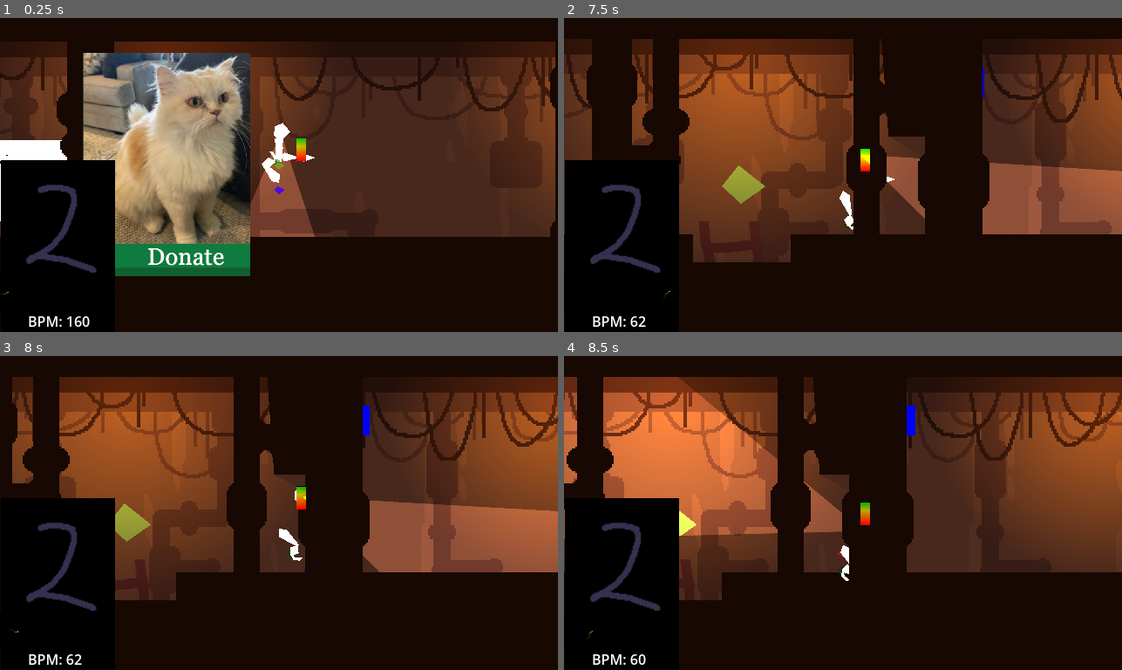
Above: before the commit, frames 1-4 (two rows, left to right).
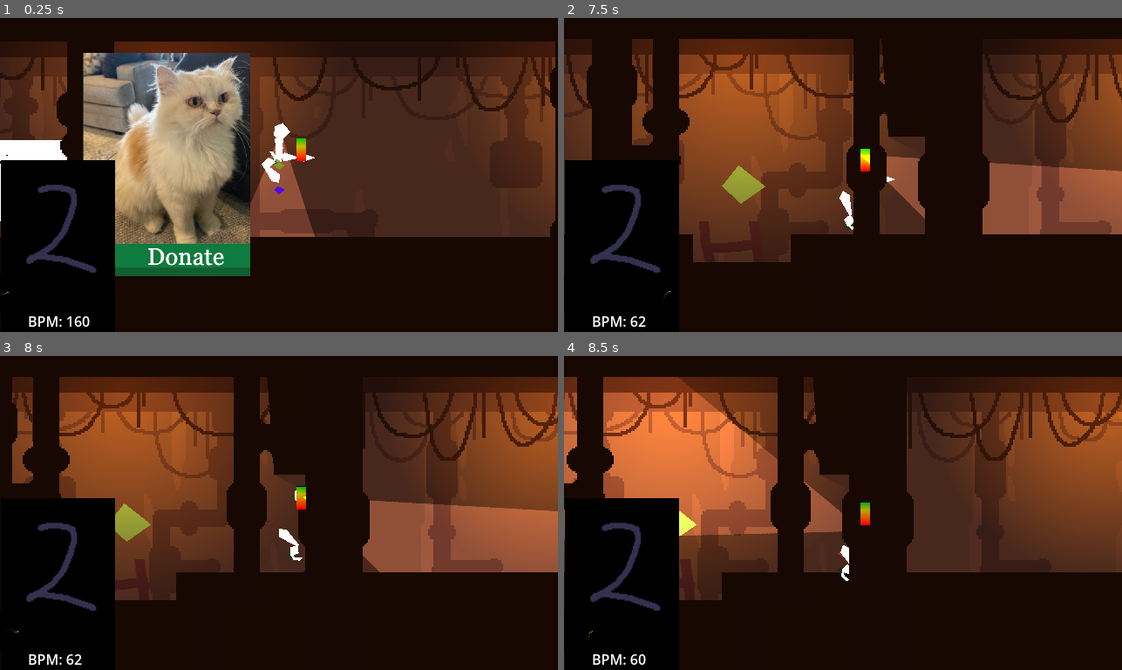
Above: after the commit, the same moments.

Repository: Parker-Vetter/SubwayUnderSea
Game: Godot game, scene res://Scenes/test_scene.tscn
The game is run twice, just before and just after one commit, with the same random seed, the same clock (stepped at 60 frames per second) and the same inputs.
Inputs (mouse positions are in pixels of both pictures, inside the frame that each line leads up to):
- Up to frame 1 (0.25 s): no input
- Up to frame 2 (7.5 s): move the mouse to (731, 162) at 0.52 s; press the mouse at (731, 162) at 0.53 s; hold W (up) 0.53-2.03 s; move the mouse to (1010, 222) at 1.27 s; release the mouse at (1010, 222) at 1.28 s; tap Space (interact) at 1.35, 3.6, 5.85 s; click (1010, 222) at 1.55 s; tap Enter at 2 s; move the mouse to (675, 127) at 2.02 s; press the mouse at (675, 127) at 2.03 s; hold A (left) 2.03-3.53 s; move the mouse to (870, 175) at 2.77 s; release the mouse at (870, 175) at 2.78 s; click (870, 175) at 2.85 s; move the mouse to (759, 96) at 3.52 s; press the mouse at (759, 96) at 3.53 s; hold S (down) 3.53-4.28 s; tap R (restart) at 4.25 s; move the mouse to (965, 159) at 4.27 s; release the mouse at (965, 159) at 4.28 s; hold D (right) 4.28-5.03 s; click (965, 159) at 4.35 s; move the mouse to (731, 190) at 5.02 s; press the mouse at (731, 190) at 5.03 s; hold W (up) 5.03-5.78 s; move the mouse to (898, 105) at 5.77 s; release the mouse at (898, 105) at 5.78 s; hold D (right) from 5.78 s (still down); click (898, 105) at 6.05 s; move the mouse to (815, 237) at 6.52 s; press the mouse at (815, 237) at 6.53 s; move the mouse to (1010, 222) at 7.27 s; release the mouse at (1010, 222) at 7.28 s; click (1010, 222) at 7.35 s
- Up to frame 3 (8 s): keep holding D (right)
- Up to frame 4 (8.5 s): move the mouse to (675, 465) at 8.02 s; release D (right) at 8.03 s; press the mouse at (675, 465) at 8.03 s; hold S (down) from 8.03 s (still down); tap Space (interact) at 8.1 s

Frame 1 is identical in both runs. In frame 2, less than 0.1% of the frame differs, in the area x 75-76%, y 15-26%; in frame 3, 0.1%; in frame 4, 0.2%, in the area x 49-63%, y 15-70%.

Commit message:
deleted some unnecessary stuff

Diff:
--- a/subwaysea/Scenes/test_scene.tscn
+++ b/subwaysea/Scenes/test_scene.tscn
@@ -17,7 +17,6 @@
 [ext_resource type="Texture2D" uid="uid://c7fh2ch28etqe" path="res://assets/Backgrounds/hanging_cables_foreground.png" id="8_x8q07"]
 [ext_resource type="Texture2D" uid="uid://b1ld0rjn6hd8u" path="res://assets/Backgrounds/foreground_pipes.png" id="9_frhj4"]
 [ext_resource type="PackedScene" uid="uid://smk00qmpdu36" path="res://Scenes/Supply Grabber/supplyGrabber.tscn" id="10_bb45b"]
-[ext_resource type="Script" path="res://Scripts/tobedeleted.gd" id="11_8qv8o"]
 [ext_resource type="PackedScene" uid="uid://gnxhj7qlcejs" path="res://Scenes/FaceDisplay.tscn" id="11_epfey"]
 [ext_resource type="PackedScene" uid="uid://f34j633okqsc" path="res://Scenes/component.tscn" id="15_mvw0f"]
 
@@ -48,9 +47,6 @@
 }
 point_count = 2
 
-[sub_resource type="RectangleShape2D" id="RectangleShape2D_dbr52"]
-size = Vector2(41, 37)
-
 [node name="TestScene" type="Node2D"]
 
 [node name="LightParent" type="Node2D" parent="."]
@@ -93,7 +89,7 @@
 
 [node name="light4" type="PointLight2D" parent="LightParent"]
 material = SubResource("CanvasItemMaterial_upv4y")
-position = Vector2(398, 649)
+position = Vector2(1363, 1234)
 scale = Vector2(0.675705, 0.675705)
 color = Color(1, 0.85098, 0.129412, 0.294118)
 energy = 6.0
@@ -105,7 +101,7 @@
 
 [node name="light5" type="PointLight2D" parent="LightParent"]
 material = SubResource("CanvasItemMaterial_upv4y")
-position = Vector2(1930, 727)
+position = Vector2(243, 772)
 scale = Vector2(0.675705, 0.675705)
 color = Color(1, 0.85098, 0.129412, 0.294118)
 energy = 6.0
@@ -117,7 +113,7 @@
 
 [node name="light6" type="PointLight2D" parent="LightParent"]
 material = SubResource("CanvasItemMaterial_upv4y")
-position = Vector2(1356, 1052)
+position = Vector2(1656, 762)
 scale = Vector2(0.675705, 0.675705)
 color = Color(1, 0.85098, 0.129412, 0.294118)
 energy = 6.0
@@ -129,7 +125,7 @@
 
 [node name="light7" type="PointLight2D" parent="LightParent"]
 material = SubResource("CanvasItemMaterial_upv4y")
-position = Vector2(1207, 672)
+position = Vector2(1206, 767)
 scale = Vector2(0.675705, 0.675705)
 color = Color(1, 0.85098, 0.129412, 0.294118)
 energy = 6.0
@@ -371,21 +367,6 @@
 z_index = -1
 position = Vector2(1927, 877)
 
-[node name="imgoingtoshityourself" type="Area2D" parent="."]
-position = Vector2(1229, 434)
-collision_layer = 16
-script = ExtResource("11_8qv8o")
-
-[node name="TESTINGDELETETHIS" type="CollisionShape2D" parent="imgoingtoshityourself"]
-shape = SubResource("RectangleShape2D_dbr52")
-
-[node name="DELETEME" type="ColorRect" parent="imgoingtoshityourself"]
-offset_left = -17.0
-offset_top = -17.0
-offset_right = 17.0
-offset_bottom = 17.0
-color = Color(0, 0, 1, 1)
-
 [node name="Component" parent="." instance=ExtResource("15_mvw0f")]
 position = Vector2(1073, 525)
 
--- a/subwaysea/Scripts/tobedeleted.gd
+++ /dev/null
@@ -1,17 +0,0 @@
-extends Area2D
-
-@onready var rect: ColorRect = $DELETEME
-@onready var c = "BLUE"
-
-func _process(delta: float) -> void:
-	if Input.is_action_just_pressed("left_mouse"):
-		changeColor()
-
-func changeColor():
-	if c == "BLUE":
-		c = "RED"
-	elif c == "RED":
-		c = "BLUE"
-
-func setColor():
-	rect.color=c
Not shown: 1 places in subwaysea/Scenes/test_scene.tscn that only renumber resources
